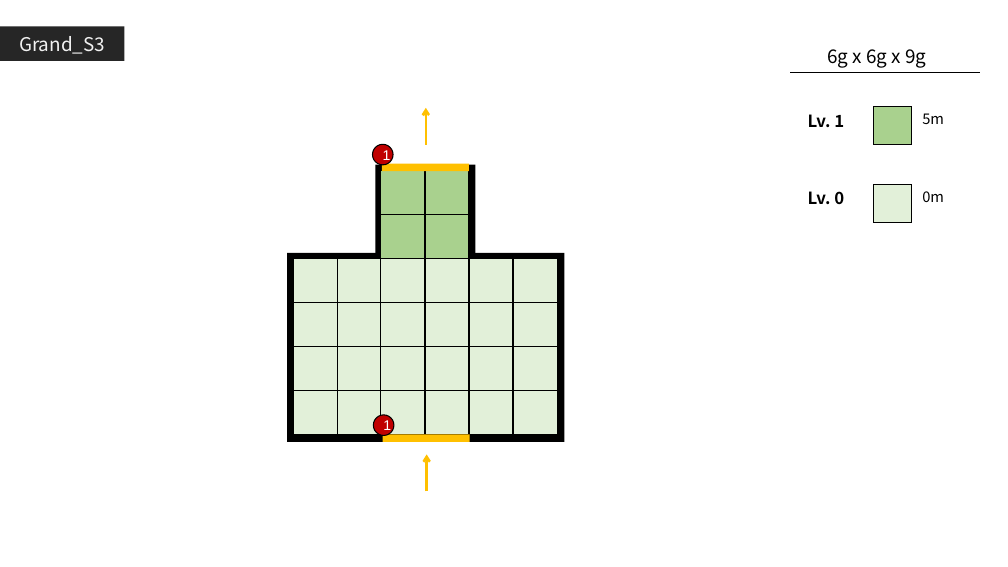
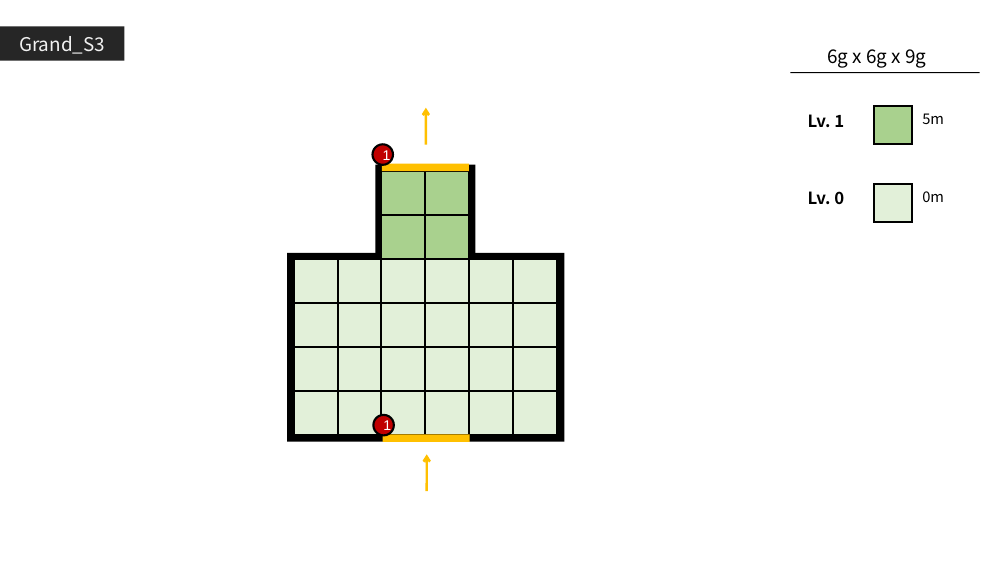
Before and after one commit to GGMGangsterHamster/GangsterHamster, a slide deck: slide 6 of Documents/Grand_Stage.pptx. Drawn at 1008x567 pixels with LibreOffice and Linux fonts; fonts in the diff are those of the drawing. Boxes give left, top, right and bottom in pixels: in the first picture for what was removed or moved away, otherwise in the second. Text is boxed around its words. In the diff, an @@ line names an element or a change of style, - is before the commit and + after.

```diff
--- a/Documents/Grand_Stage.pptx
+++ b/Documents/Grand_Stage.pptx
@@ ellipse "1" at [373, 144, 393, 165]: size 13.3 to 13.4 pt; outline #000000 1 pt to #000000 2 pt @@
@@ outline #000000 1 pt to #000000 2 pt in 4 elements at [338, 391, 382, 435], [381, 391, 425, 435], [381, 171, 425, 215], [425, 171, 469, 215] @@
@@ ellipse "1" at [374, 415, 394, 436]: size 13.3 to 13.4 pt; outline #000000 1 pt to #000000 2 pt @@
```
Also in this commit, not shown: 10 other slides changed, 3 other files.
